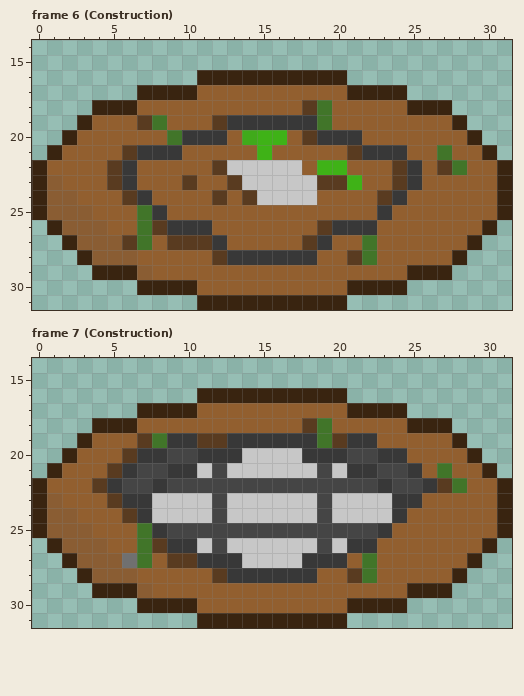
File history of a pixel-art file, Assets/Sprites/Towers/Mark/Mark Tower.aseprite. That is the earlier state.
32x32 pixels, 15 frames. Shown: frame 6 (Construction): x 0..31, y 14..31; frame 7 (Construction): x 0..31, y 14..31. The commit also changed other frames, which this record leaves out.
After the commit:
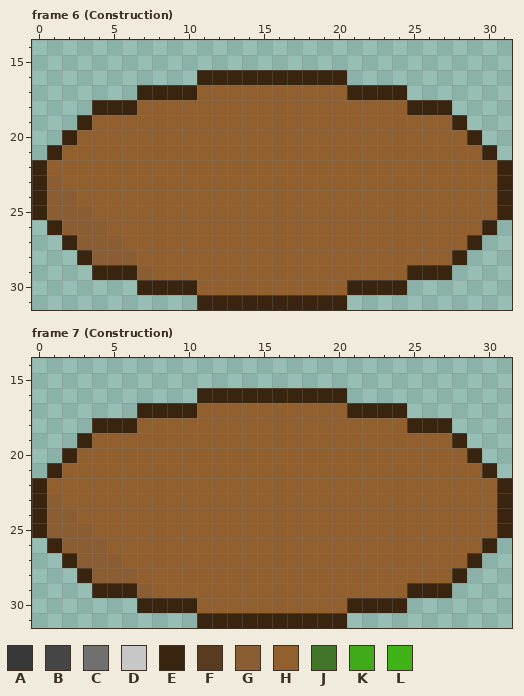
Palette (. is transparent): A #383838  B #454545  C #707070  D #c7c7c7  E #392410  F #593b20  G #8a5d33  H #925f2f  J #417529  K #40aa1b  L #3fb217
From the commit log: Removed leaves on aseprite files for mark
Difference:
{"change": "layer \"Tower\" now hidden"}
{"where": "frame 6 (Construction)"}
{"frame":6,"y":18,"x":18,"old":"FJ","new":"HH"}
{"frame":6,"y":19,"x":7,"old":"FJ","new":"HH"}
{"frame":6,"y":19,"x":12,"old":"FAAAAAAJ","new":"HHHHHHHH"}
{"frame":6,"y":20,"x":9,"old":"JAAA","new":"HHHH"}
{"frame":6,"y":20,"x":14,"old":"KLL","new":"HHH"}
{"frame":6,"y":20,"x":18,"old":"FAAA","new":"HHHH"}
{"frame":6,"y":21,"x":6,"old":"FAAA","new":"HHHH"}
{"frame":6,"y":21,"x":15,"old":"L","new":"H"}
{"frame":6,"y":21,"x":21,"old":"FAAA","new":"HHHH"}
{"frame":6,"y":21,"x":27,"old":"J","new":"H"}
{"frame":6,"y":22,"x":5,"old":"FA","new":"HH"}
{"frame":6,"y":22,"x":12,"old":"FDDDDD","new":"HHHHHH"}
{"frame":6,"y":22,"x":19,"old":"LL","new":"HH"}
{"frame":6,"y":22,"x":24,"old":"FA","new":"HH"}
{"frame":6,"y":22,"x":27,"old":"FJ","new":"HH"}
{"frame":6,"y":23,"x":5,"old":"FA","new":"HH"}
{"frame":6,"y":23,"x":10,"old":"F","new":"H"}
{"frame":6,"y":23,"x":13,"old":"FDDDDDFFL","new":"HHHHHHHHH"}
{"frame":6,"y":23,"x":24,"old":"FA","new":"HH"}
{"frame":6,"y":24,"x":6,"old":"FA","new":"HH"}
{"frame":6,"y":24,"x":12,"old":"F","new":"H"}
{"frame":6,"y":24,"x":14,"old":"FDDDD","new":"HHHHH"}
{"frame":6,"y":24,"x":23,"old":"FA","new":"HH"}
{"frame":6,"y":25,"x":7,"old":"JA","new":"HH"}
{"frame":6,"y":25,"x":23,"old":"A","new":"H"}
{"frame":6,"y":26,"x":7,"old":"JFAAA","new":"HHHHH"}
{"frame":6,"y":26,"x":19,"old":"FAAA","new":"HHHH"}
{"frame":6,"y":27,"x":6,"old":"FJ","new":"HH"}
{"frame":6,"y":27,"x":9,"old":"FFFA","new":"HHHH"}
{"frame":6,"y":27,"x":18,"old":"FA","new":"HH"}
{"frame":6,"y":27,"x":22,"old":"J","new":"H"}
{"frame":6,"y":28,"x":12,"old":"FAAAAAA","new":"HHHHHHH"}
{"frame":6,"y":28,"x":21,"old":"FJ","new":"HH"}
{"where": "frame 7 (Construction)"}
{"frame":7,"y":18,"x":18,"old":"FJ","new":"HH"}
{"frame":7,"y":19,"x":7,"old":"FJAAFFAAAAAAJFAA","new":"HHHHHHHHHHHHHHHH"}
{"frame":7,"y":20,"x":6,"old":"FAABBAAADDDDAAABBAA","new":"HHHHHHHHHHHHHHHHHHH"}
{"frame":7,"y":21,"x":5,"old":"FABBAADBDDDDDDBDAABBA","new":"HHHHHHHHHHHHHHHHHHHHH"}
{"frame":7,"y":21,"x":27,"old":"J","new":"H"}
{"frame":7,"y":22,"x":4,"old":"FABBABBBBBBBBBBBBBBABBAFJ","new":"HHHHHHHHHHHHHHHHHHHHHHHHH"}
{"frame":7,"y":23,"x":5,"old":"FAADDDDBDDDDDDBDDDDAA","new":"HHHHHHHHHHHHHHHHHHHHH"}
{"frame":7,"y":24,"x":6,"old":"FADDDDBDDDDDDBDDDDA","new":"HHHHHHHHHHHHHHHHHHH"}
{"frame":7,"y":25,"x":7,"old":"JABBBBBBBBBBBBBBA","new":"HHHHHHHHHHHHHHHHH"}
{"frame":7,"y":26,"x":7,"old":"JFAADBDDDDDDBDAA","new":"HHHHHHHHHHHHHHHH"}
{"frame":7,"y":27,"x":6,"old":"CJ","new":"HH"}
{"frame":7,"y":27,"x":9,"old":"FFAAADDDDAAA","new":"HHHHHHHHHHHH"}
{"frame":7,"y":27,"x":22,"old":"J","new":"H"}
{"frame":7,"y":28,"x":12,"old":"FAAAAAA","new":"HHHHHHH"}
{"frame":7,"y":28,"x":21,"old":"FJ","new":"HH"}
{"label":"changed","picture_box":[107,100,467,265]}
{"label":"changed","picture_box":[92,418,467,583]}
